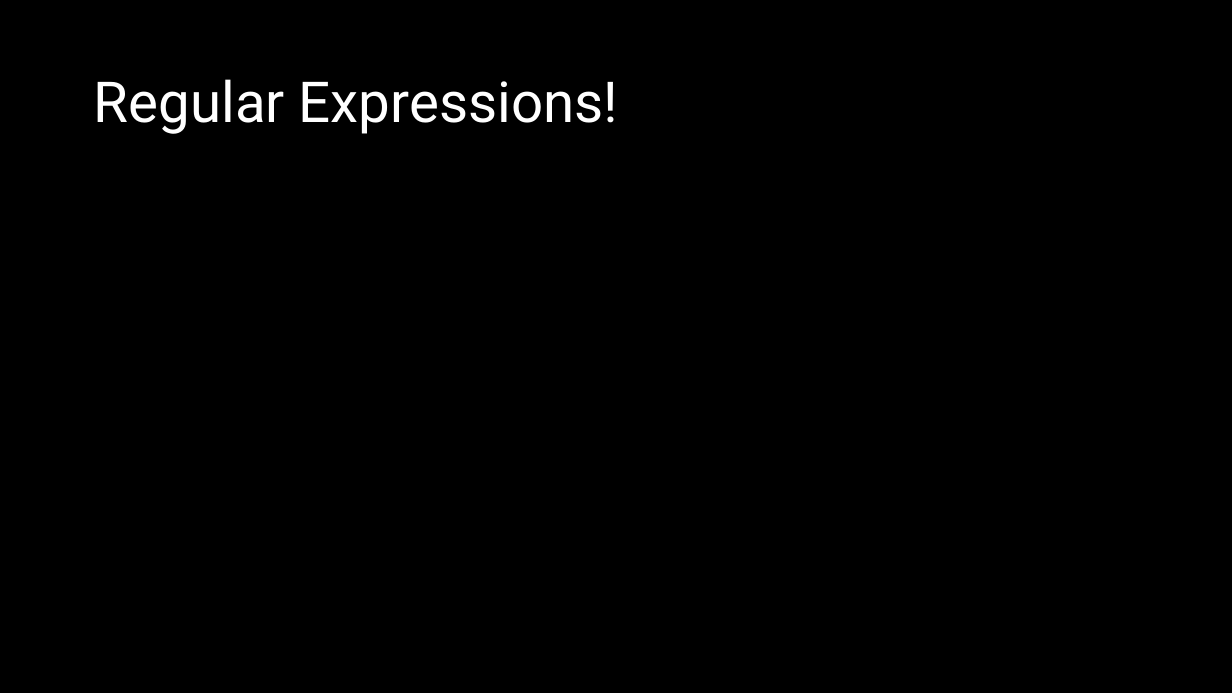
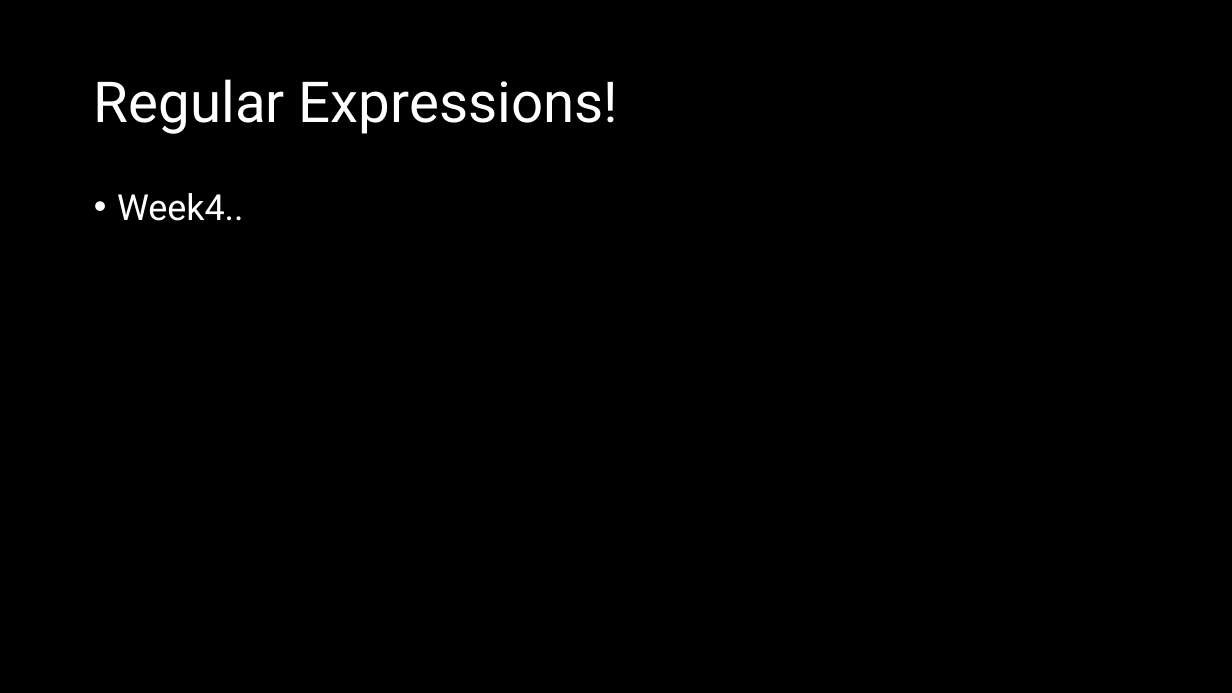
Before and after one commit to natiquekeyin/fall2024, a slide deck: slide 34 of JavaScript/Week3/Week3.pptx. Drawn at 1232x693 pixels with LibreOffice and Linux fonts; fonts in the diff are those of the drawing. Boxes give left, top, right and bottom in pixels: in the first picture for what was removed or moved away, otherwise in the second. Text is boxed around its words. In the diff, an @@ line names an element or a change of style, - is before the commit and + after.

Commit message:
week4_JS

```diff
--- a/JavaScript/Week3/Week3.pptx
+++ b/JavaScript/Week3/Week3.pptx
@@ text added at box(117, 193, 244, 221), 28 pt, text #FFFFFF @@
+• Week4..
```
Also in this commit, not shown: 2 other files.
